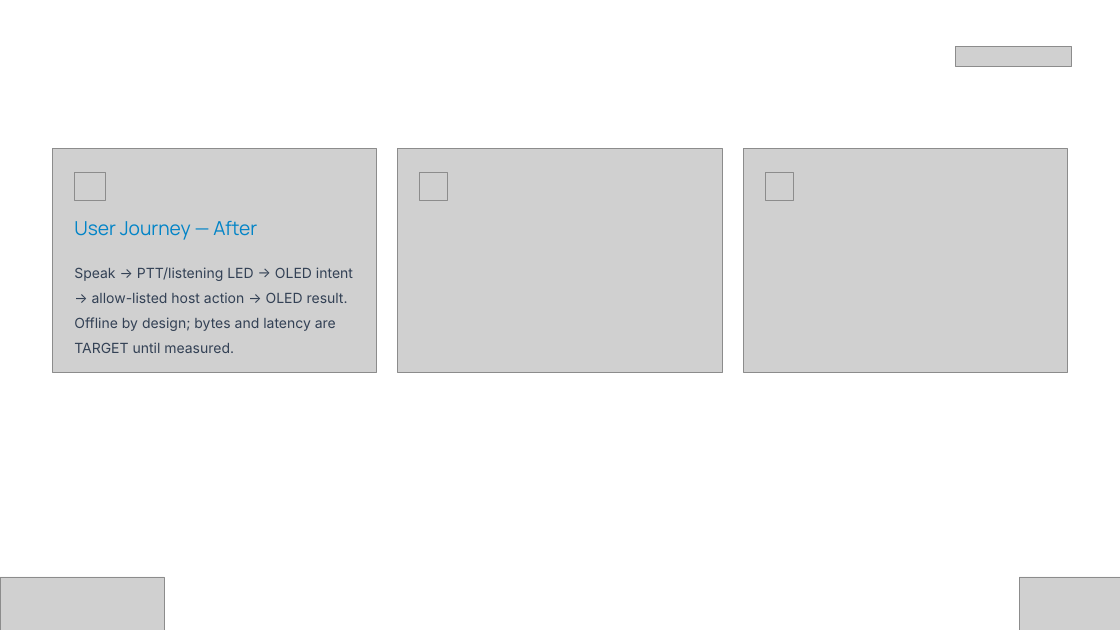
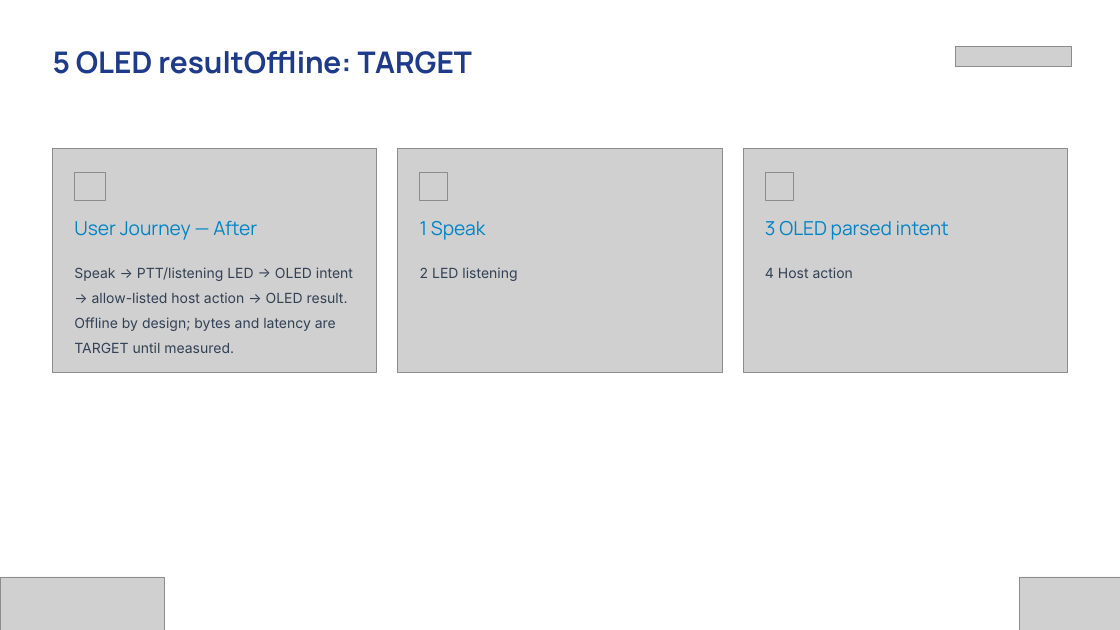
Before and after one commit to codeprabhu/VaaniCore, a slide deck: slide 5 of deck/out/Vishwakarma_Stage2_VaaniCore.pptx. Drawn at 1120x630 pixels with LibreOffice and Linux fonts; fonts in the diff are those of the drawing; grey boxes stand for pictures. Boxes give left, top, right and bottom in pixels: in the first picture for what was removed or moved away, otherwise in the second. Text is boxed around its words. In the diff, an @@ line names an element or a change of style, - is before the commit and + after.

```diff
--- a/deck/out/Vishwakarma_Stage2_VaaniCore.pptx
+++ b/deck/out/Vishwakarma_Stage2_VaaniCore.pptx
@@ text added at <box>53,51,472,74</box>, 25.5 pt, text #1E3A8A, bold @@
+5 OLED resultOffline: TARGET
@@ text added at <box>420,221,485,240</box>, 16.5 pt, text #0284C7 @@
+1 Speak
@@ text added at <box>765,221,949,240</box>, 16.5 pt, text #0284C7 @@
+3 OLED parsed intent
@@ text added at <box>420,267,517,281</box>, 12 pt, text #334155 @@
+2 LED listening
@@ text added at <box>765,267,853,278</box>, 12 pt, text #334155 @@
+4 Host action
```
Also in this commit, not shown: 16 other slides changed, 2 other files.
